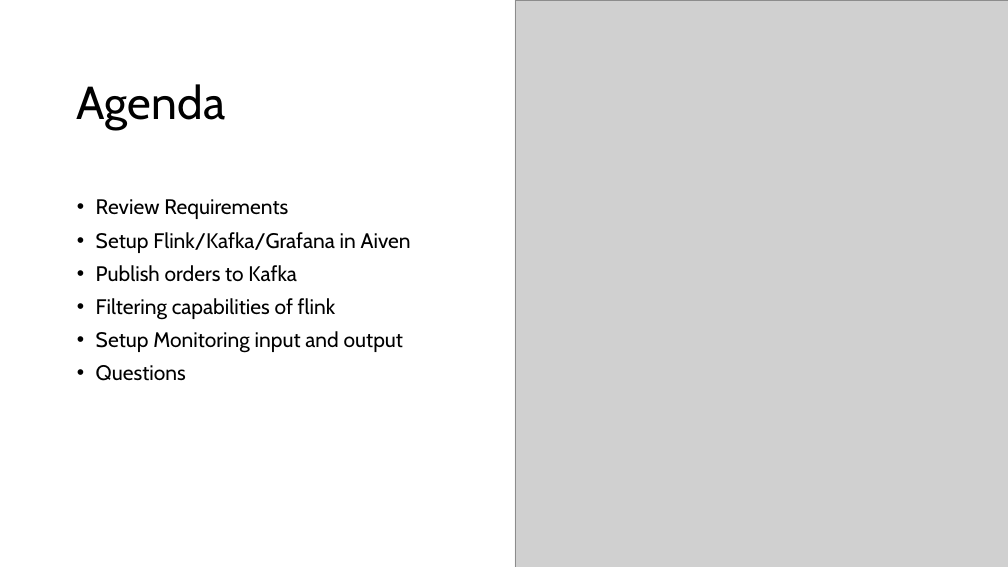
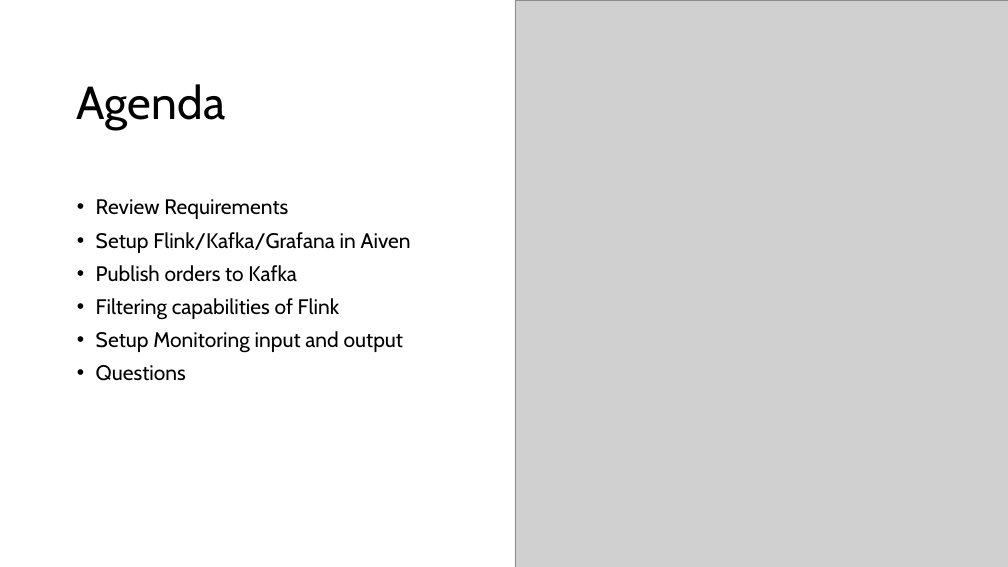
Before and after one commit to jimzucker/aiven-trade-processing-demo, a slide deck: slide 2 of Trade-Processing-Demo.pptx. Drawn at 1008x567 pixels with LibreOffice and Linux fonts; fonts in the diff are those of the drawing; grey boxes stand for pictures. Boxes give left, top, right and bottom in pixels: in the first picture for what was removed or moved away, otherwise in the second. Text is boxed around its words. In the diff, an @@ line names an element or a change of style, - is before the commit and + after.

```diff
--- a/Trade-Processing-Demo.pptx
+++ b/Trade-Processing-Demo.pptx
@@ text at bbox=[96, 298, 340, 320]: text changed @@
-• Filtering capabilities of flink
+• Filtering capabilities of Flink
```
Also in this commit, not shown: 1 slide added.
